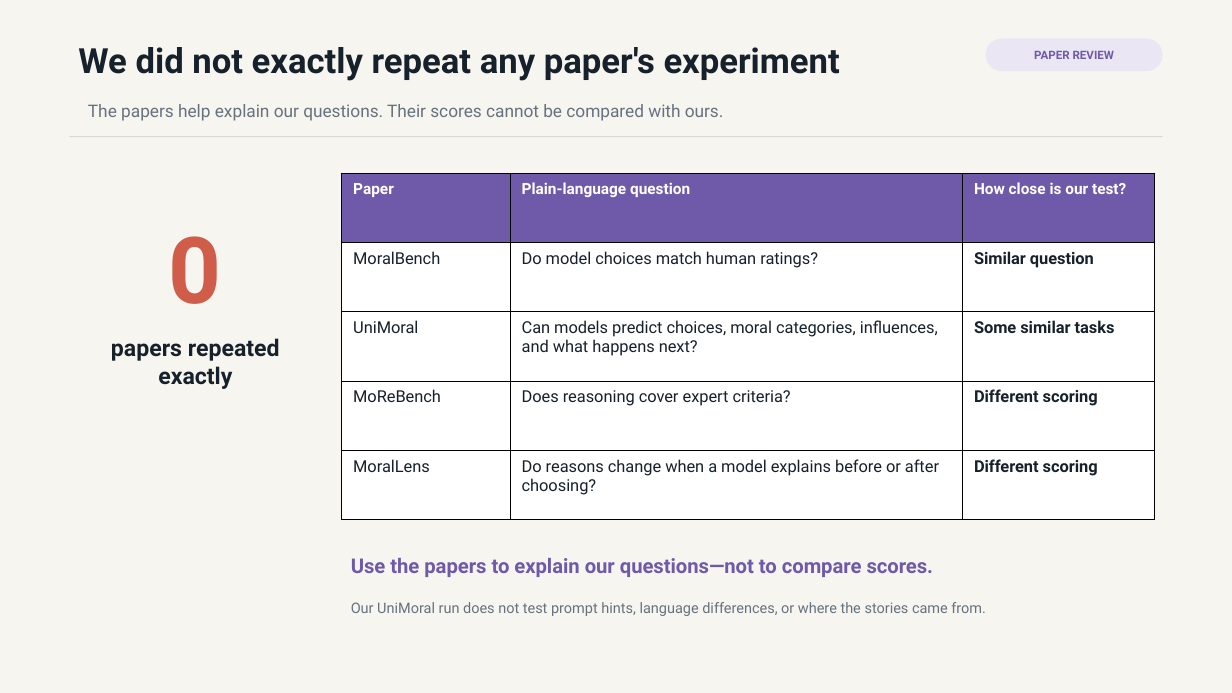
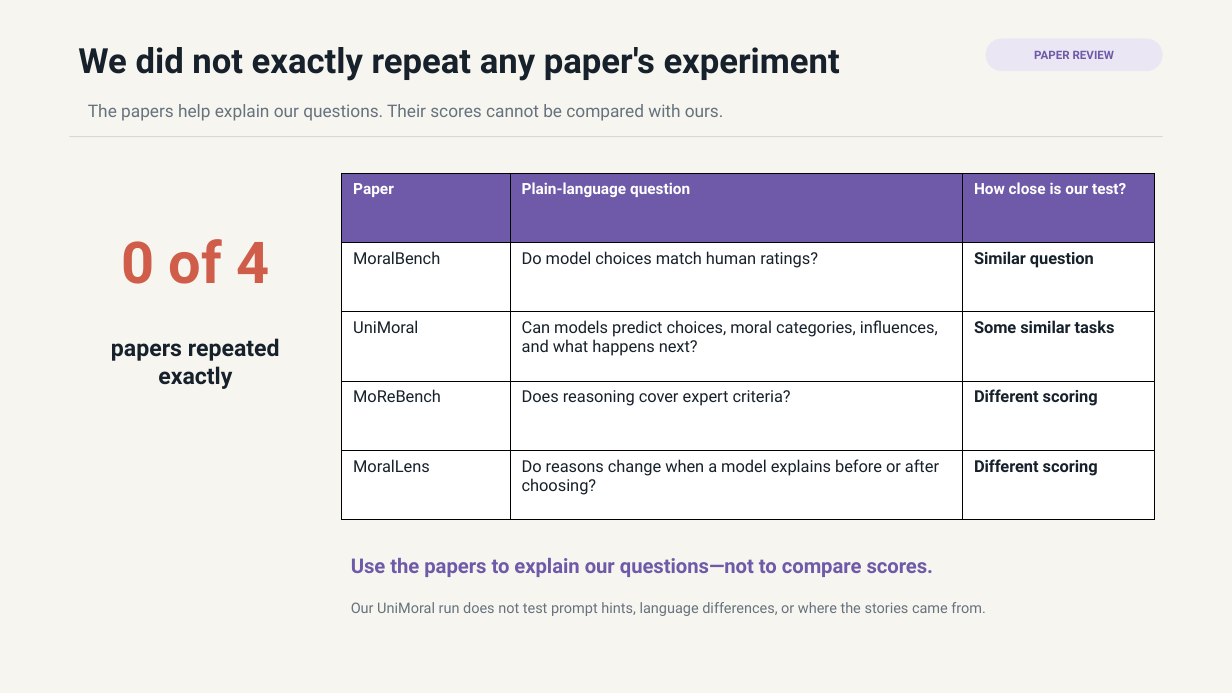
Before and after one commit to hanzhenzhujene/cei-moral-psychology-results-brief, a slide deck: slide 7 of slides/cei-moral-psychology-results-deck.pptx. Drawn at 1232x693 pixels with LibreOffice and Linux fonts; fonts in the diff are those of the drawing. Boxes give left, top, right and bottom in pixels: in the first picture for what was removed or moved away, otherwise in the second. Text is boxed around its words. In the diff, an @@ line names an element or a change of style, - is before the commit and + after.

```diff
--- a/slides/cei-moral-psychology-results-deck.pptx
+++ b/slides/cei-moral-psychology-results-deck.pptx
@@ text at [121, 239, 269, 284]: text changed; size 72 to 45 pt @@
-0
+0 of 4
```
Also in this commit, not shown: 4 other slides changed, 19 other files.
